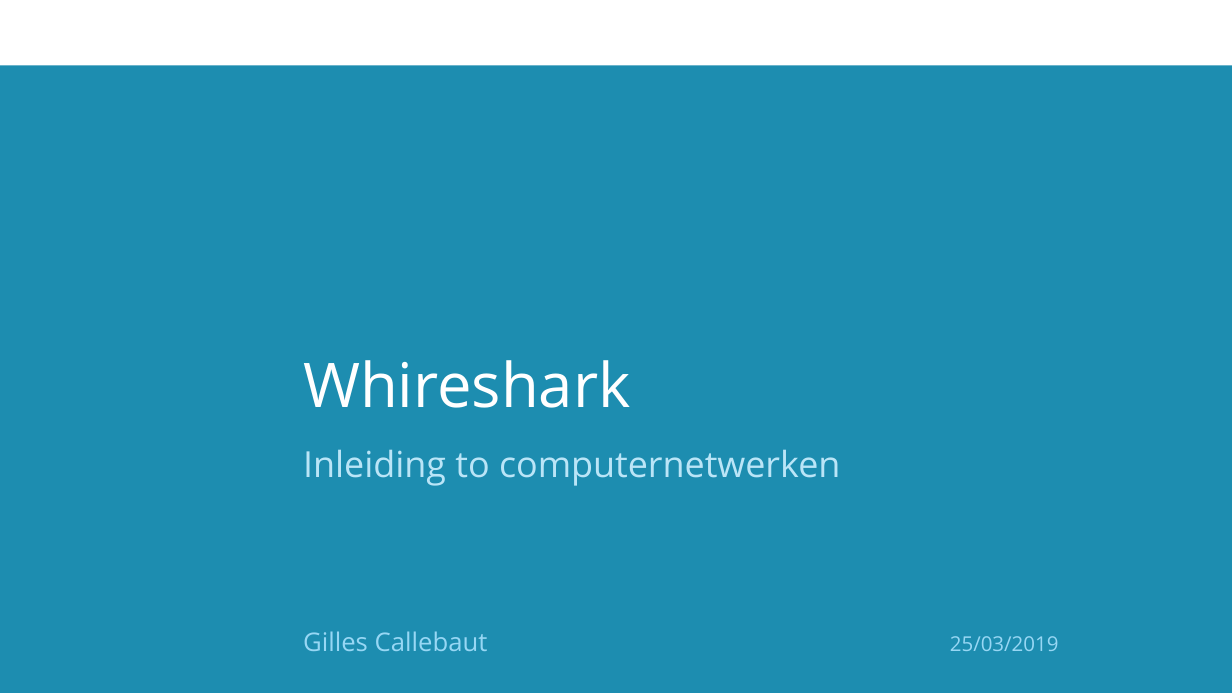
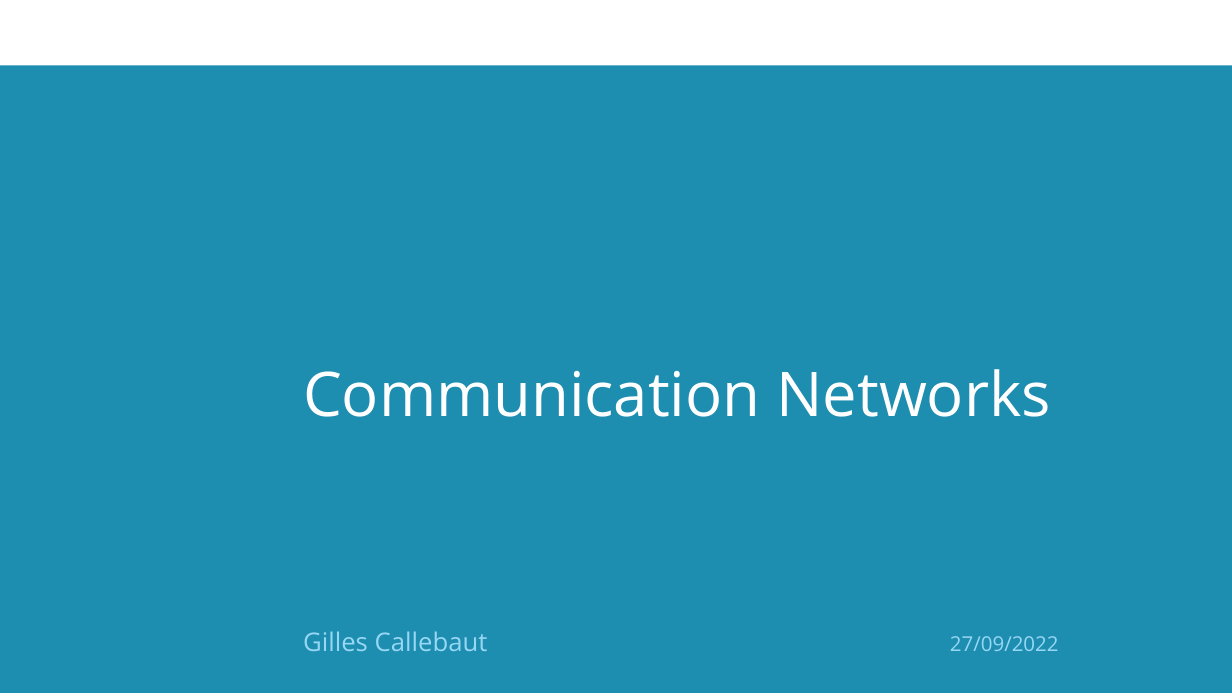
Before and after one commit to GillesC/Network-Capturing-and-Manipulation----Introduction-to-Wireshark-and-Scapy, a slide deck: slide 1 of presentation/slides.pptx. Drawn at 1232x693 pixels with LibreOffice and Linux fonts; fonts in the diff are those of the drawing; background and template pictures are left out. Boxes give left, top, right and bottom in pixels: in the first picture for what was removed or moved away, otherwise in the second. Text is boxed around its words. In the diff, an @@ line names an element or a change of style, - is before the commit and + after.

```diff
--- a/presentation/slides.pptx
+++ b/presentation/slides.pptx
@@ title at (x1=303, y1=369, x2=1050, y2=417): text changed; size 28 to 48 pt; text colour #BAE5F7 to #FFFFFF @@
-Whireshark
-Inleiding to computernetwerken
+Communication Networks
@@ subtitle at (x1=303, y1=631, x2=1059, y2=651): text changed @@
-Gilles Callebaut 25/03/2019
+Gilles Callebaut 27/09/2022
```
Also in this commit, not shown: 2 other slides changed, 5 slides added, 1 slide removed.
